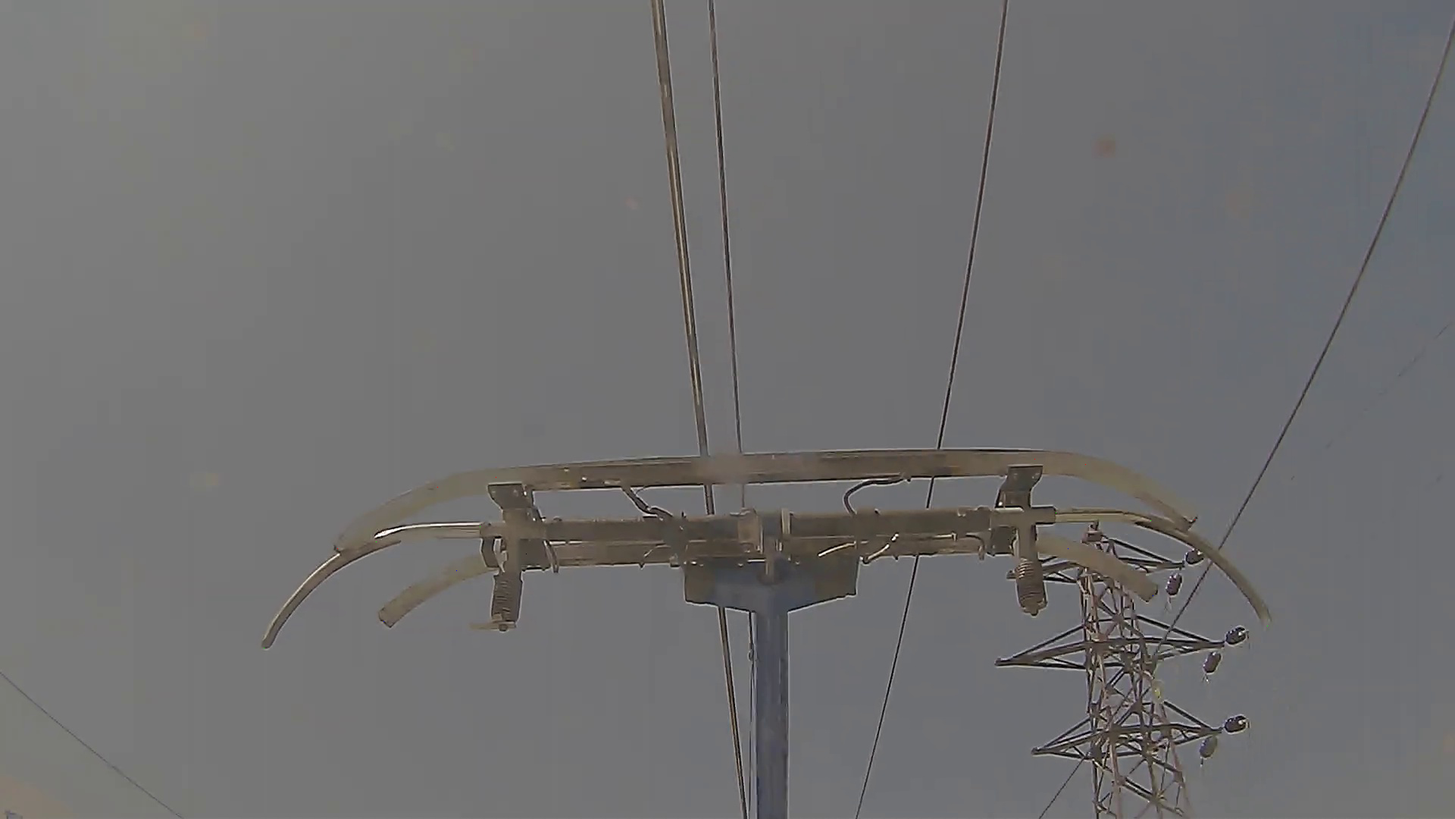
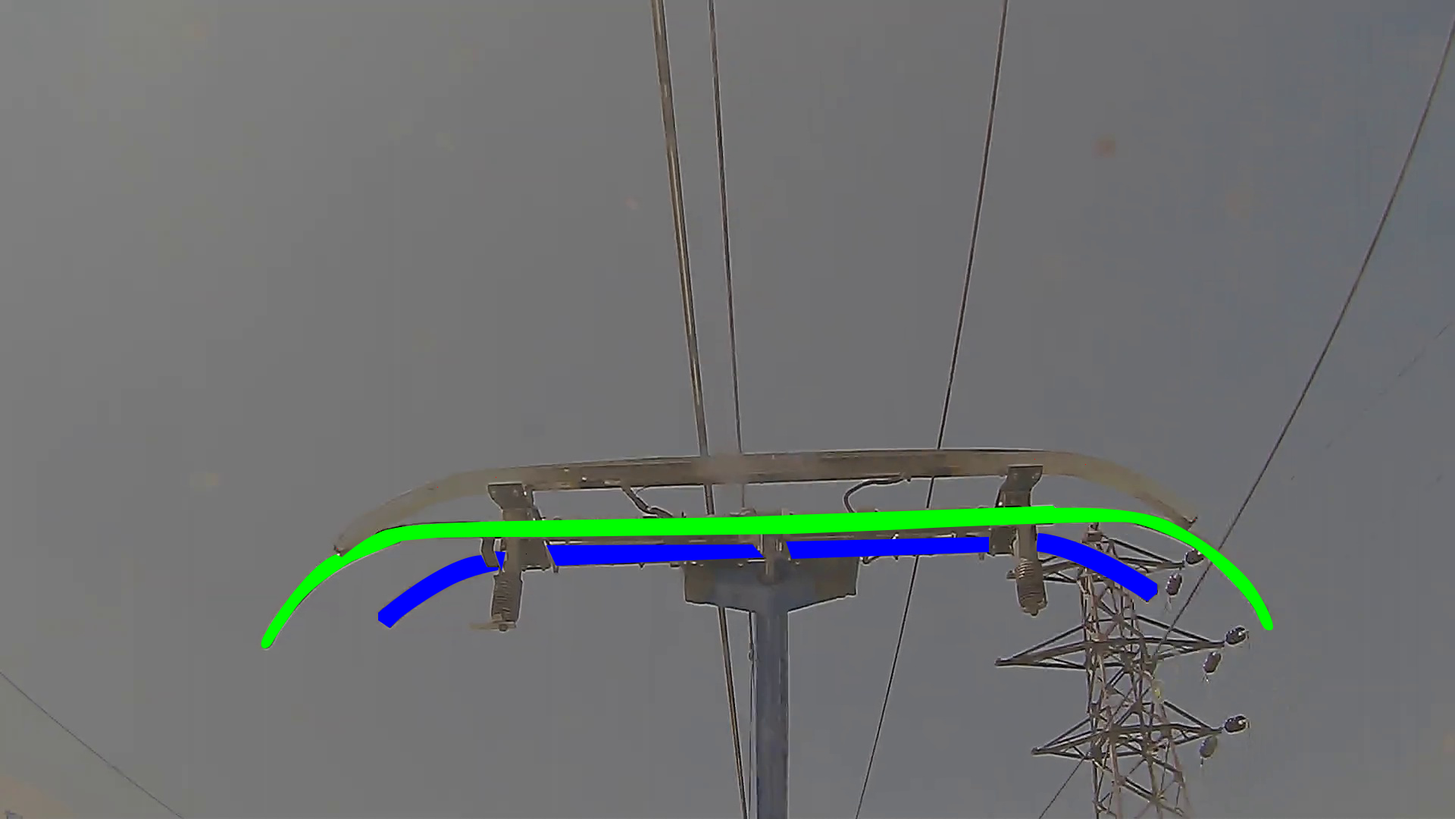
Before/after of a 1455x819 layered artwork. What changed in the layer stack:
showed "mask" (2nd of 3, in "middle_bar") over [260, 505, 1274, 649]
showed "mask" (3rd of 3, in "rear_bar") over [378, 532, 1158, 628]
